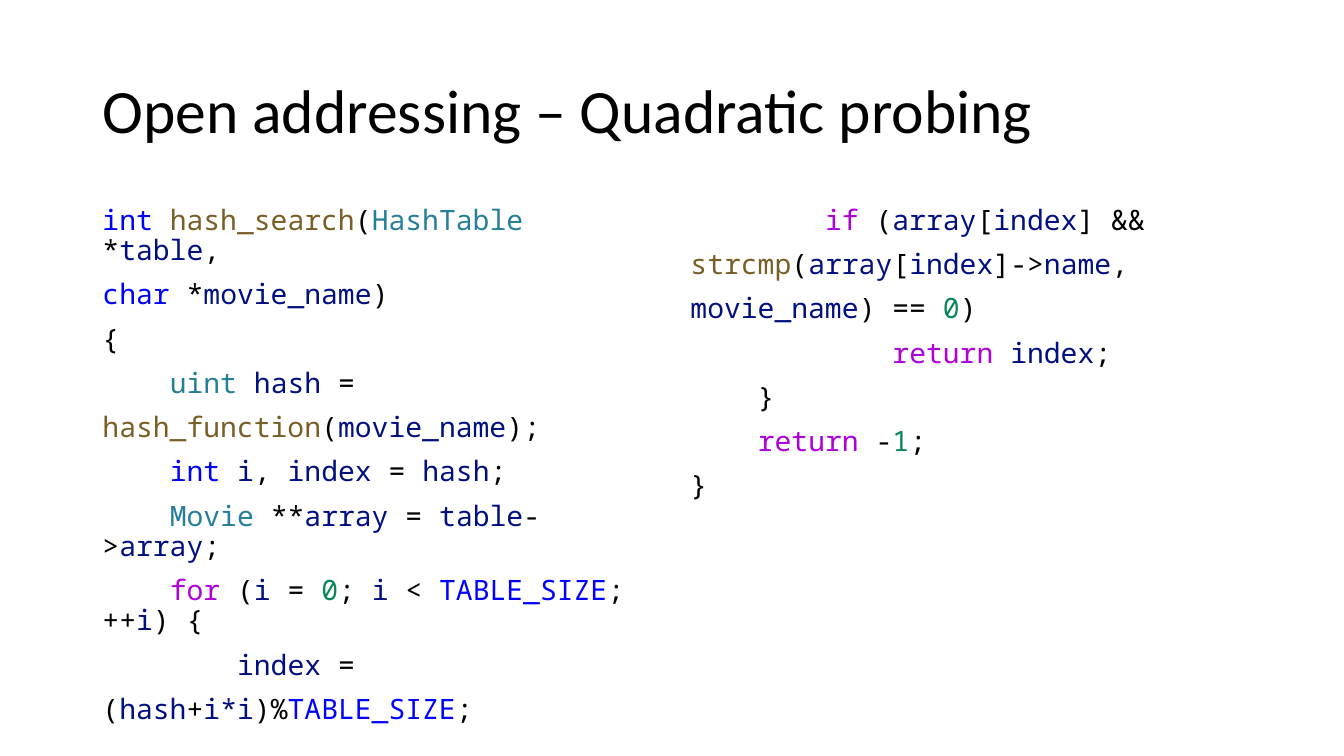
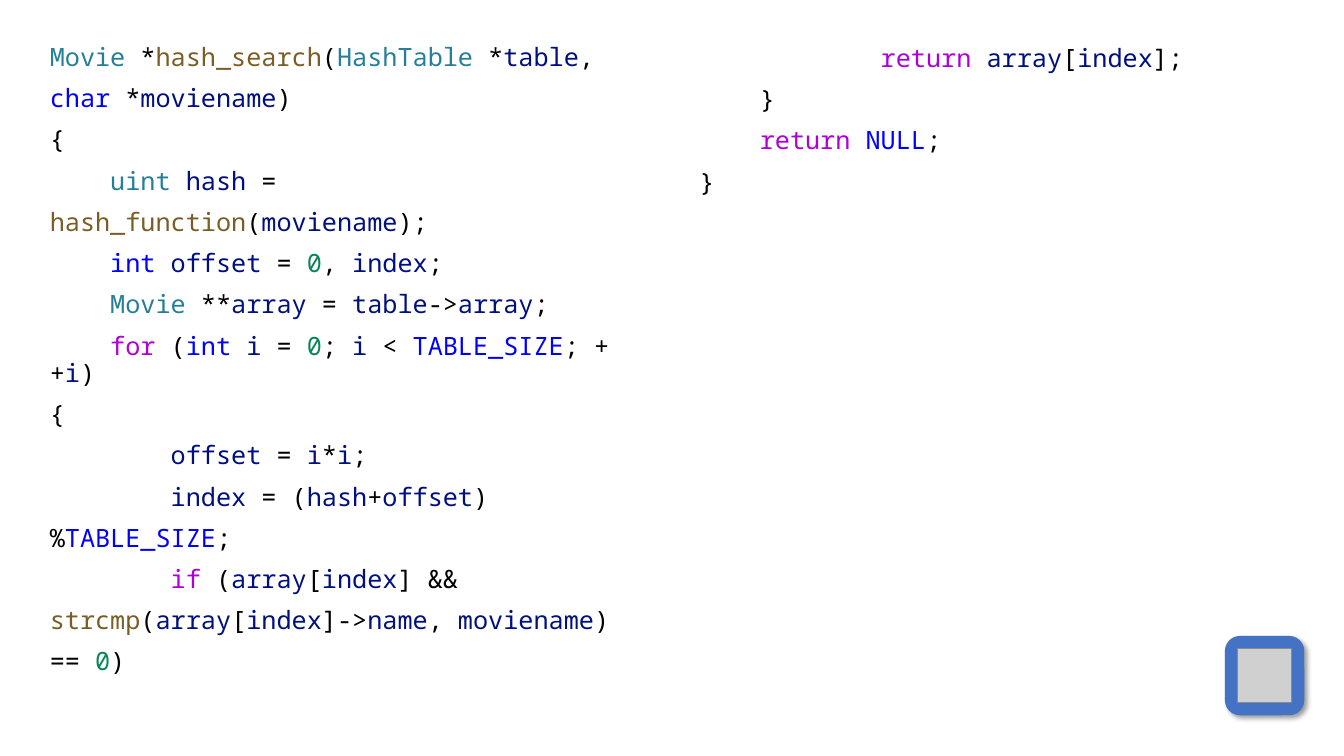
Before and after one commit to duskygloom/data_structures, a slide deck: slide 31 of hash_table_presentation/hashing.pptx (slide 20 before the commit). Drawn at 1344x756 pixels with LibreOffice and Linux fonts; fonts in the diff are those of the drawing; grey boxes stand for pictures. Boxes give left, top, right and bottom in pixels: in the first picture for what was removed or moved away, otherwise in the second. Text is boxed around its words. In the diff, an @@ line names an element or a change of style, - is before the commit and + after.

```diff
--- a/hash_table_presentation/hashing.pptx
+++ b/hash_table_presentation/hashing.pptx
@@ text "Movie *hash_search(HashTable *table,": place and size @@
-text "Movie *hash_search(HashTable *table," at <box>102,208,624,724</box>
+text "Movie *hash_search(HashTable *table," at <box>50,47,609,674</box>
@@ text at <box>50,47,594,111</box>: text changed; size 20 to 18 pt; text colour #001080 to #267F99 @@
-int hash_search(HashTable *table,
-char *movie_name)
+Movie *hash_search(HashTable *table,
+char *moviename)
@@ text "return array[index];": place and size @@
-text "return array[index];" at <box>690,208,1128,455</box>
+text "return array[index];" at <box>760,48,1184,153</box>
@@ text "return array[index];" at <box>760,48,1184,153</box>: size 20 to 18 pt in "}", "}" @@
@@ text at <box>881,48,1184,73</box>: text changed; size 20 to 18 pt @@
-if (array[index] &&
-strcmp(array[index]->name,
-movie_name) == 0)
-return index;
+return array[index];
@@ title removed at <box>102,90,1032,144</box> @@
-Open addressing – Quadratic probing
@@ text at <box>760,131,942,153</box>: text changed; size 20 to 18 pt @@
-return -1;
+return NULL;
@@ text at <box>110,171,549,319</box>: size 20 to 18 pt in "{", "uint hash =", "Movie **array = table->array;" @@
@@ text at <box>50,211,443,276</box>: text changed; size 20 to 18 pt @@
-hash_function(movie_name);
-int i, index = hash;
+hash_function(moviename);
+int offset = 0, index;
@@ text at <box>50,335,609,674</box>: text changed; size 20 to 18 pt; text colour #0000FF to #001080 @@
-for (i = 0; i < TABLE_SIZE; ++i) {
-index =
-(hash+i*i)%TABLE_SIZE;
+for (int i = 0; i < TABLE_SIZE; ++i)
+{
+offset = i*i;
+index = (hash+offset)
+%TABLE_SIZE;
+if (array[index] &&
+strcmp(array[index]->name, moviename)
+== 0)
@@ rounded rectangle added at <box>1225,636,1305,716</box>, fill #4472C4 @@
@@ picture added at <box>1238,649,1292,703</box> @@
```
Also in this commit, not shown: 11 other slides changed, 12 slides added, 28 other files.
